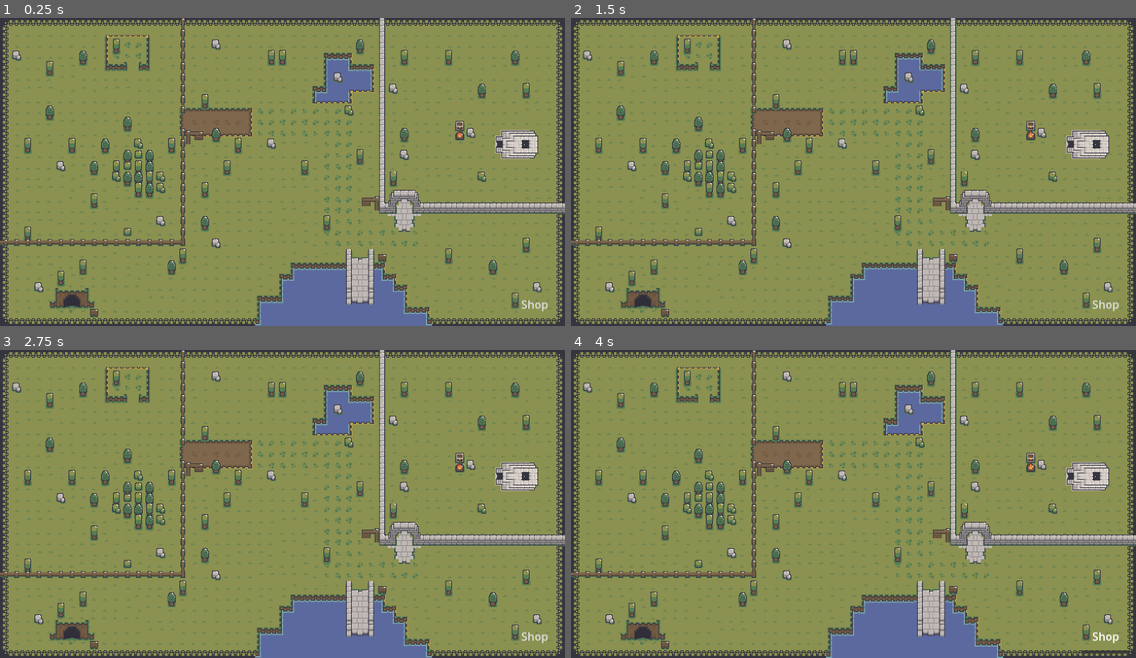
Above: before the commit, frames 1-4 (two rows, left to right).
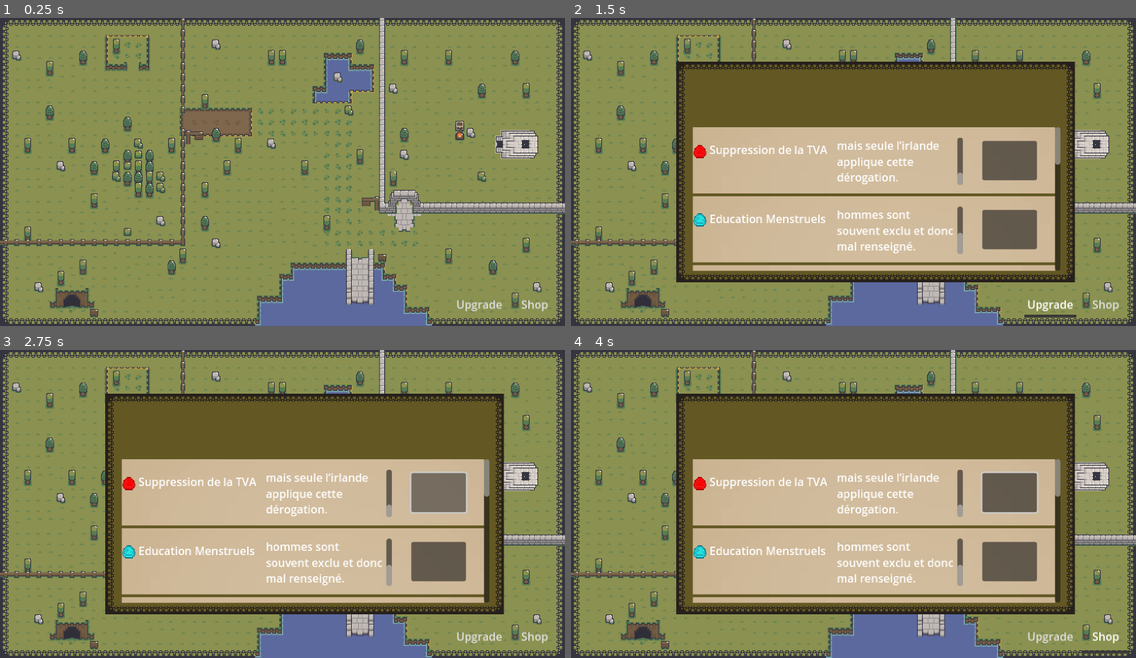
Above: after the commit, the same moments.

Repository: AntoineCuinet/game-reglex
Game: Godot game, scene res://scenes/game.tscn
The game is run twice, just before and just after one commit, with the same random seed, the same clock (stepped at 60 frames per second) and the same inputs.
Inputs (mouse positions are in pixels of both pictures, inside the frame that each line leads up to):
- Up to frame 1 (0.25 s): no input
- Up to frame 2 (1.5 s): click "Shop" at 0.5 s; click (1051, 304) at 1.25 s, where only the run after the commit has a clickable "Upgrade"
- Up to frame 3 (2.75 s): click (440, 491) at 2.02 s
- Up to frame 4 (4 s): click (881, 430) at 2.75 s, where only the run after the commit has a clickable "Laboratoire : ??"; click "Shop" at 3.5 s

The runs differ from the first frame. In frame 1, 0.1% of the frame differs, in the area x 80-89%, y 91-96%; in frame 2, 51%, in the area x 18-90%, y 14-98%; in frame 3, 50%; in frame 4, 50%.

Commit message:
fix: bad ui placement

Diff:
--- a/reglex/scenes/game.tscn
+++ b/reglex/scenes/game.tscn
@@ -1423,11 +1423,24 @@
 script = ExtResource("11_lki7h")
 
 [node name="ShopMenu" parent="." instance=ExtResource("11_10unv")]
-offset_left = 290.0
-offset_top = 217.0
-offset_right = 290.0
-offset_bottom = 217.0
+offset_left = 0.0
+offset_top = 0.0
+offset_right = 0.0
+offset_bottom = 0.0
 
 [node name="UpgradeDistributionMenu" parent="." instance=ExtResource("14_qijth")]
+offset_left = 0.0
+offset_top = 0.0
+offset_right = 0.0
+offset_bottom = 0.0
+
+[node name="UpgradeDistributionMenu2" type="MenuButton" parent="."]
+offset_left = 247.0
+offset_top = 176.0
+offset_right = 322.0
+offset_bottom = 207.0
+text = "Upgrade"
 
 [connection signal="input_event" from="GameManager" to="GameManager" method="_on_input_event"]
+[connection signal="pressed" from="MenuButton" to="GameManager" method="_on_shop_button_pressed"]
+[connection signal="pressed" from="UpgradeDistributionMenu2" to="GameManager" method="_on_upgrade_pressed"]
--- a/reglex/scripts/game_manager.gd
+++ b/reglex/scripts/game_manager.gd
@@ -85,3 +85,7 @@
 
 func _on_upgrade_pressed() -> void:
 	UpgradeMenu.visible = !(UpgradeMenu.visible)
+
+
+func _on_upgrade_distribution_menu_pressed() -> void:
+	pass # Replace with function body.
Not shown: 1 places in reglex/scenes/game.tscn that only renumber resources
